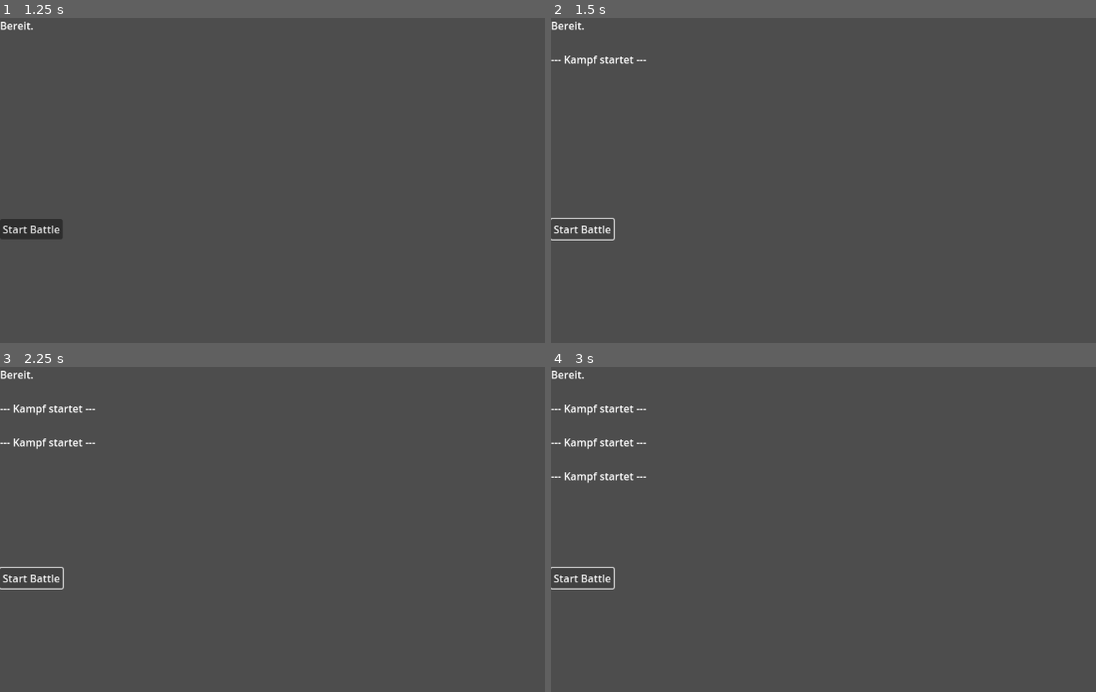
Above: before the commit, frames 1-4 (two rows, left to right).
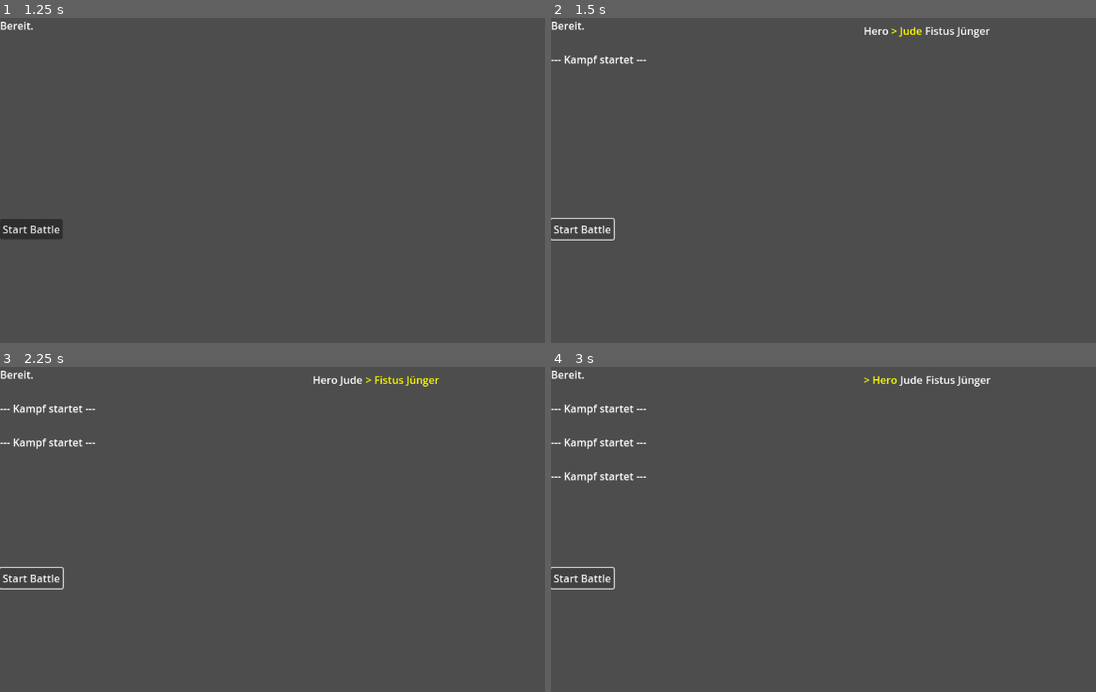
Above: after the commit, the same moments.

Repository: Marv0407/kotstulle-game
Game: Godot game, scene res://scenes/control.tscn
Two runs of this game, one before a commit and one after it. Both use one fixed random seed, a clock stepped at 60 frames per second and the inputs below.
Inputs:
- Up to frame 1 (1.25 s): click "Start New Game" at 0.5 s
- Up to frame 2 (1.5 s): click "Start Battle" at 1.25 s
- Up to frame 3 (2.25 s): click "Start Battle" at 2 s
- Up to frame 4 (3 s): click "Start Battle" at 2.75 s

Frame 1 is identical in both runs. In frame 2, 0.3% of the frame differs, in the area x 57-81%, y 2-7%; in frame 3, 0.3%; in frame 4, 0.3%.

Commit message:
turn order yalla

Diff:
--- a/scenes/BattleTest.tscn
+++ b/scenes/BattleTest.tscn
@@ -10,10 +10,11 @@
 [node name="BattleTest" type="Node"]
 script = ExtResource("1_legaw")
 
-[node name="BattleManager" type="Node" parent="."]
+[node name="BattleManager" type="Node" parent="." node_paths=PackedStringArray("turn_order_container")]
 script = ExtResource("2_tp7yc")
 party_data = Array[ExtResource("3_smx2l")]([ExtResource("4_5txia")])
 enemy_data = Array[ExtResource("3_smx2l")]([ExtResource("5_766wr"), ExtResource("6_tp7yc")])
+turn_order_container = NodePath("../DebugUI/TurnOrderContainer")
 
 [node name="DebugUI" type="Control" parent="."]
 layout_mode = 3
--- a/scripts/battle_manager.gd
+++ b/scripts/battle_manager.gd
@@ -6,6 +6,7 @@
 ####################
 @export var party_data: Array[CharData]
 @export var enemy_data: Array[CharData]
+@export var turn_order_container: HBoxContainer
 var party: Array[BattleCharacter] = []
 var enemies: Array[BattleCharacter] = []
 var turn_order: Array[BattleCharacter] = []
@@ -28,14 +29,15 @@
 func _ready() -> void:
 	pass # Replace with function body.
 
-# Called every frame. 'delta' is the elapsed time since the previous frame.
-func _process(delta: float) -> void:
-	pass
+## Called every frame. 'delta' is the elapsed time since the previous frame.
+#func _process(delta: float) -> void:
+	#pass
 
 func start_battle():
 	party.clear()
 	enemies.clear()
 	turn_order.clear()
+	refresh_turn_order_ui()
 
 	for data in party_data:
 		var bc = BattleCharacter.new()
@@ -78,6 +80,7 @@
 	current_turn_index += 1
 	if current_turn_index >= turn_order.size():
 		current_turn_index = 0
+	refresh_turn_order_ui()
 
 func attack(attacker: BattleCharacter, target: BattleCharacter):
 	var damage = max(attacker.data.atk - target.data.def, 1)
@@ -138,6 +141,21 @@
 func is_battle_over() -> bool:
 	return get_alive_party().is_empty() or get_alive_enemies().is_empty()
 
+func refresh_turn_order_ui():
+	for child in turn_order_container.get_children():
+		child.queue_free()
+
+	for i in range(turn_order.size()):
+		var character = turn_order[i]
+		var label := Label.new()
+		label.text = character.data.name
+
+		if i == current_turn_index:
+			label.text = "> " + label.text
+			label.add_theme_color_override("font_color", Color.YELLOW)
+
+		turn_order_container.add_child(label)
+
 func end_battle(player_won: bool):
 	if player_won:
 		print(">>> PARTY GEWINNT <<<")
--- a/scripts/battle_test.gd
+++ b/scripts/battle_test.gd
@@ -2,6 +2,7 @@
 
 @onready var battle_manager = $BattleManager
 @onready var log_label = $DebugUI/LogLabel
+
 
 # Called when the node enters the scene tree for the first time.
 func _ready() -> void:
@@ -11,10 +12,6 @@
 #func _process(delta: float) -> void:
 	#pass
 
-#func _on_start_battle_button_pressed():
-	#log_label.text += "\n--- Kampf startet ---\n"
-	#battle_manager.start_battle()
-
 func _on_start_battle_btn_pressed() -> void:
 	log_label.text += "\n--- Kampf startet ---\n"
 	battle_manager.start_battle()
